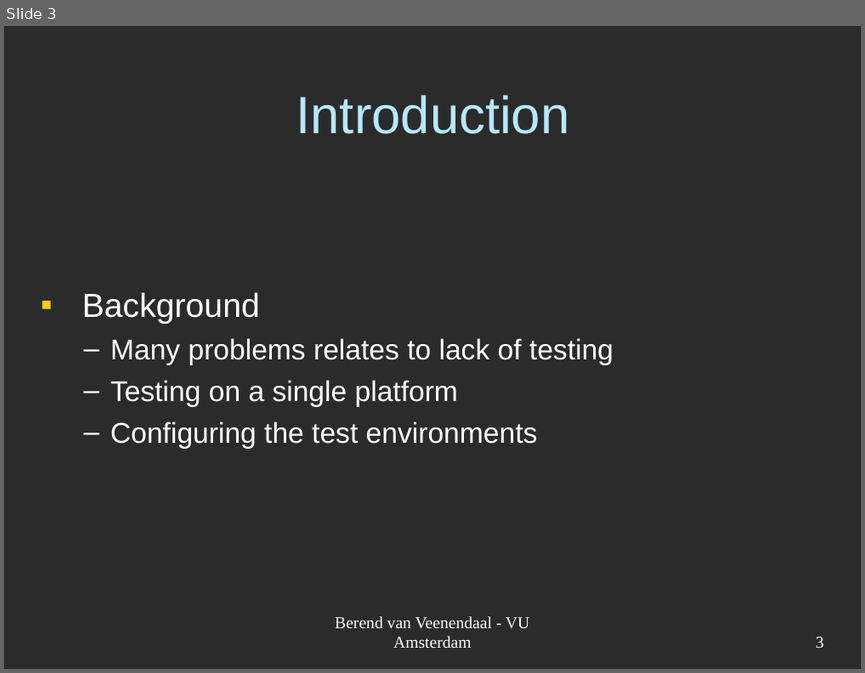
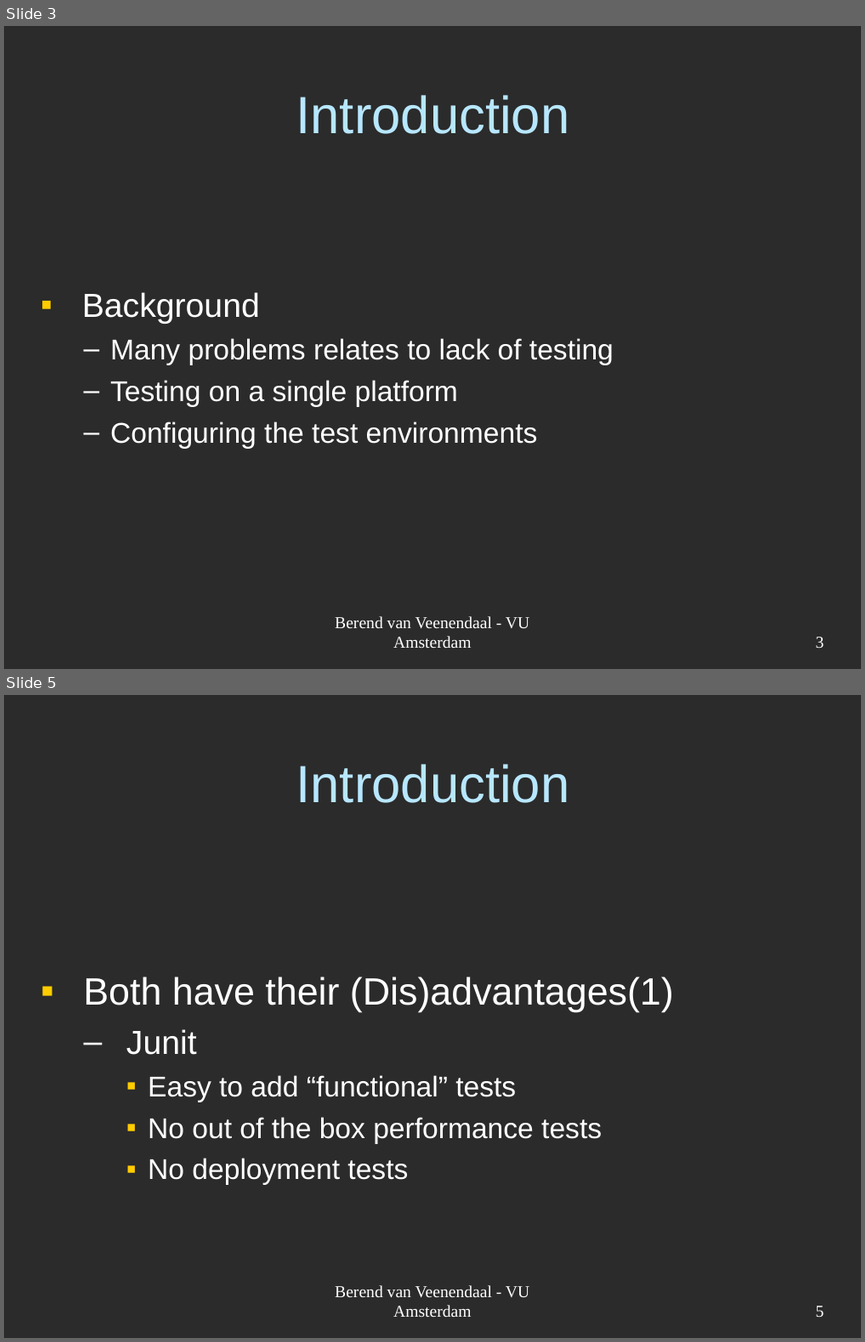
Before and after one commit to JungleComputing/codmon, a slide deck: doc/report/Codmon-VM.ppt. Shown one above the other, each under a label of ours: slide 3 before the commit, slides 3 and 5 after it; the slides between them are not shown. The pictures are 865x673 and 865x1342 pixels, drawn with LibreOffice and Linux fonts; fonts in the diff are those of the drawing; background and template pictures are left out; a plain dark background stands for a picture behind light text. Boxes give left, top, right and bottom in pixels: in the first picture for what was removed or moved away, otherwise in the second. Text is boxed around its words. In the diff, an @@ line names an element or a change of style, - is before the commit and + after.

```diff
--- a/doc/report/Codmon-VM.ppt
+++ b/doc/report/Codmon-VM.ppt
@@ slide 5 added at <box>4,695,861,1338</box>, background picture (left out) @@
@@ title added at <box>296,764,570,803</box>, 44 pt, text #B7E7FF @@
+Introduction
@@ text added at <box>83,976,674,1185</box>, 24 pt, text #FFFFFF @@
+▪ Both have their (Dis)advantages(1)
+  – Junit
+    ▪ Easy to add “functional” tests
+    ▪ No out of the box performance tests
+    ▪ No deployment tests
@@ text added at <box>335,1285,529,1316</box>, 14 pt, text #FFFFFF @@
+Berend van Veenendaal - VU Amsterdam
@@ page number added at <box>816,1305,824,1316</box>, 14 pt, text #FFFFFF @@
+5
```
Also in this commit, not shown: 2 slides changed, 3 other slides added, 30 slides removed.
